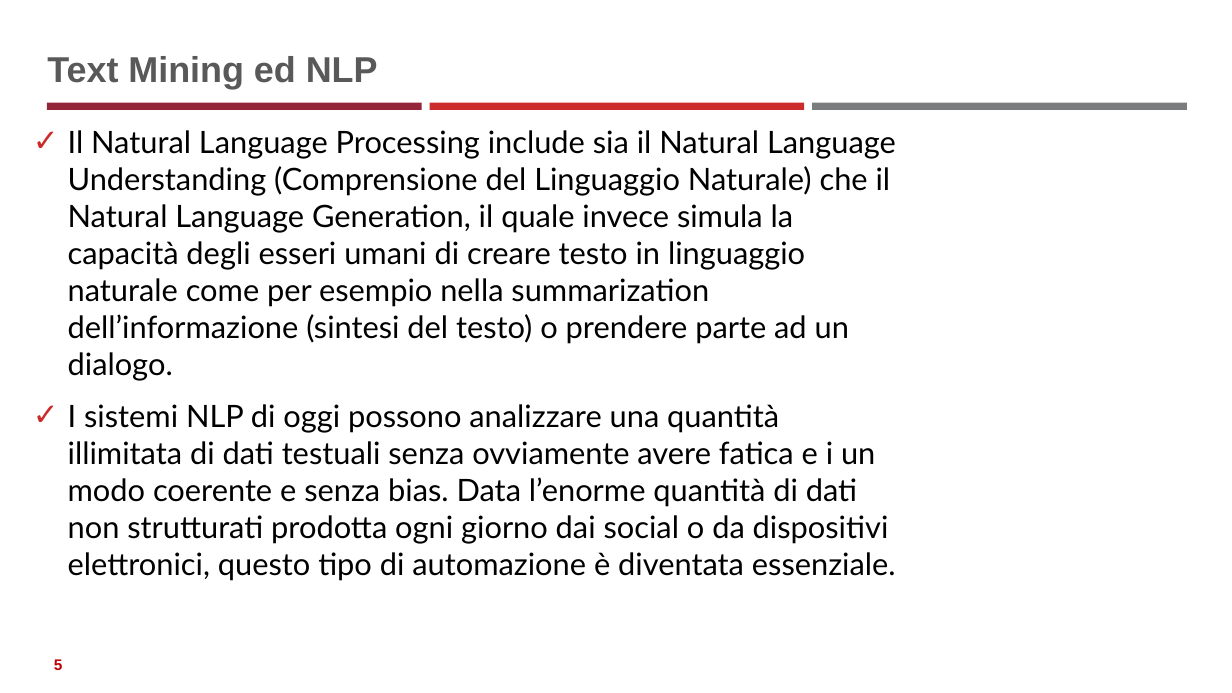
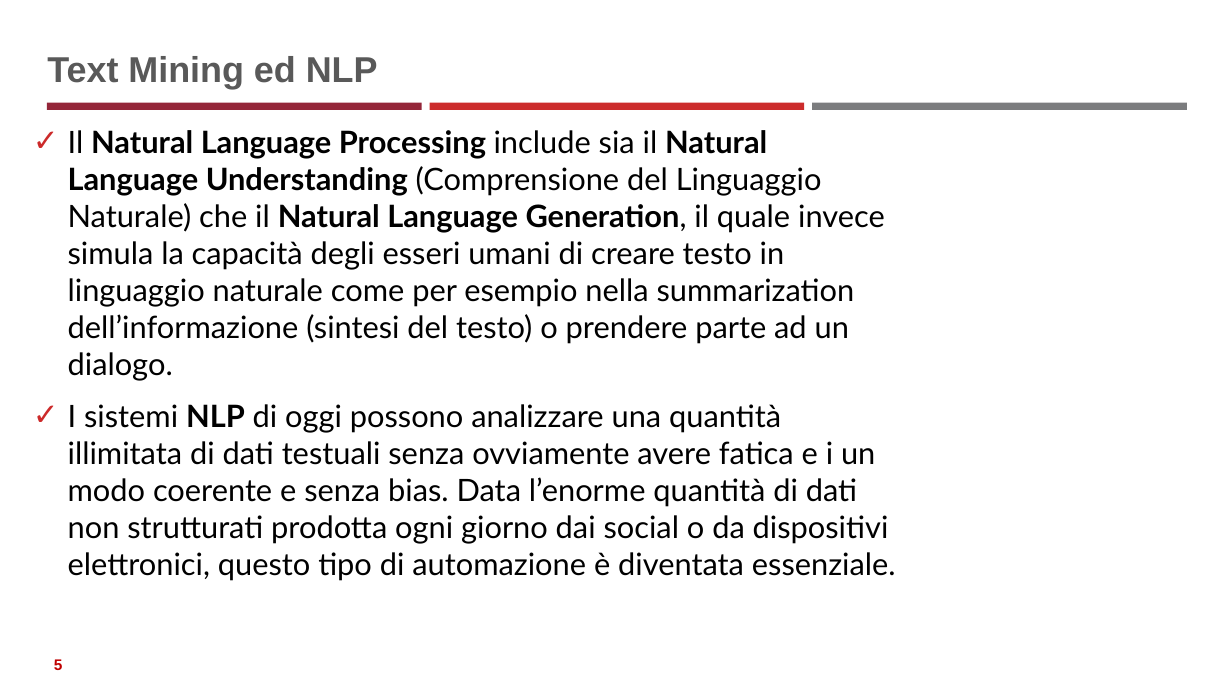
Before and after one commit to neural1977/data_science_interview_material, a slide deck: slide 5 of Text_Mining_ita.pptx. Drawn at 1232x693 pixels with LibreOffice and Linux fonts; fonts in the diff are those of the drawing. Boxes give left, top, right and bottom in pixels: in the first picture for what was removed or moved away, otherwise in the second. Text is boxed around its words. In the diff, an @@ line names an element or a change of style, - is before the commit and + after.

```diff
--- a/Text_Mining_ita.pptx
+++ b/Text_Mining_ita.pptx
@@ text "Il Natural Language Processing include ..." at bbox=[68, 130, 896, 581]: bold on in "Natural Language Processing Natural Language Understanding N ...", "NLP" @@
```
Also in this commit, not shown: 2 other slides changed, 5 other files.
